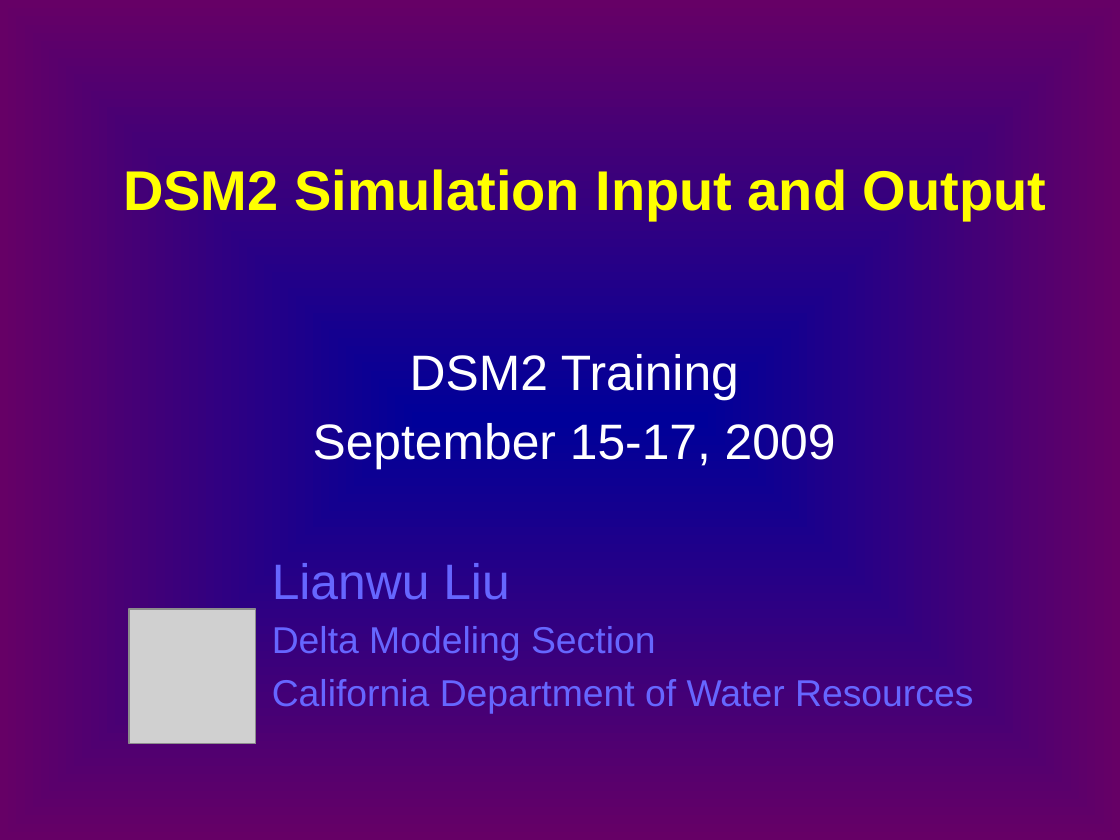
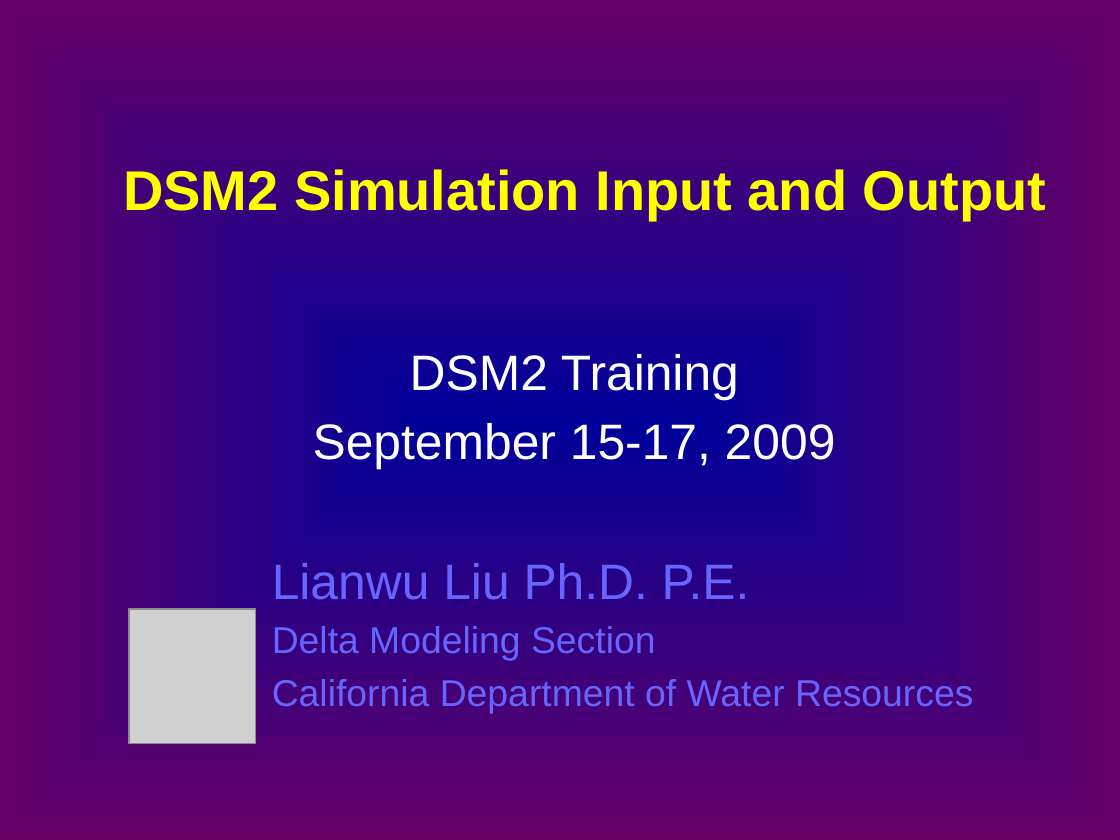
Before and after one commit to CADWRDeltaModeling/dsm2, a slide deck: slide 1 of dsm2/presentations/p4_simulation_data.pptx. Drawn at 1120x840 pixels with LibreOffice and Linux fonts; fonts in the diff are those of the drawing; grey boxes stand for pictures. Boxes give left, top, right and bottom in pixels: in the first picture for what was removed or moved away, otherwise in the second. Text is boxed around its words. In the diff, an @@ line names an element or a change of style, - is before the commit and + after.

```diff
--- a/dsm2/presentations/p4_simulation_data.pptx
+++ b/dsm2/presentations/p4_simulation_data.pptx
@@ subtitle at [272, 563, 750, 600]: text changed @@
-Lianwu Liu
+Lianwu Liu Ph.D. P.E.
```
Also in this commit, not shown: 10 other slides changed, 6 slides added, 2 slides removed.
